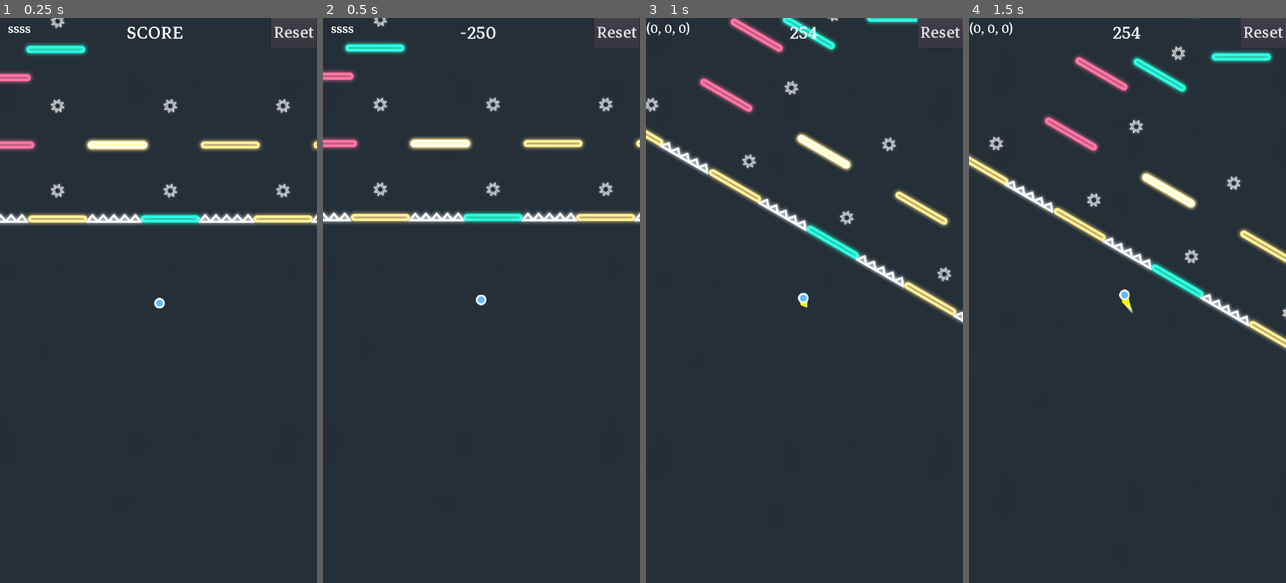
Above: before the commit, frames 1-4 (left to right).
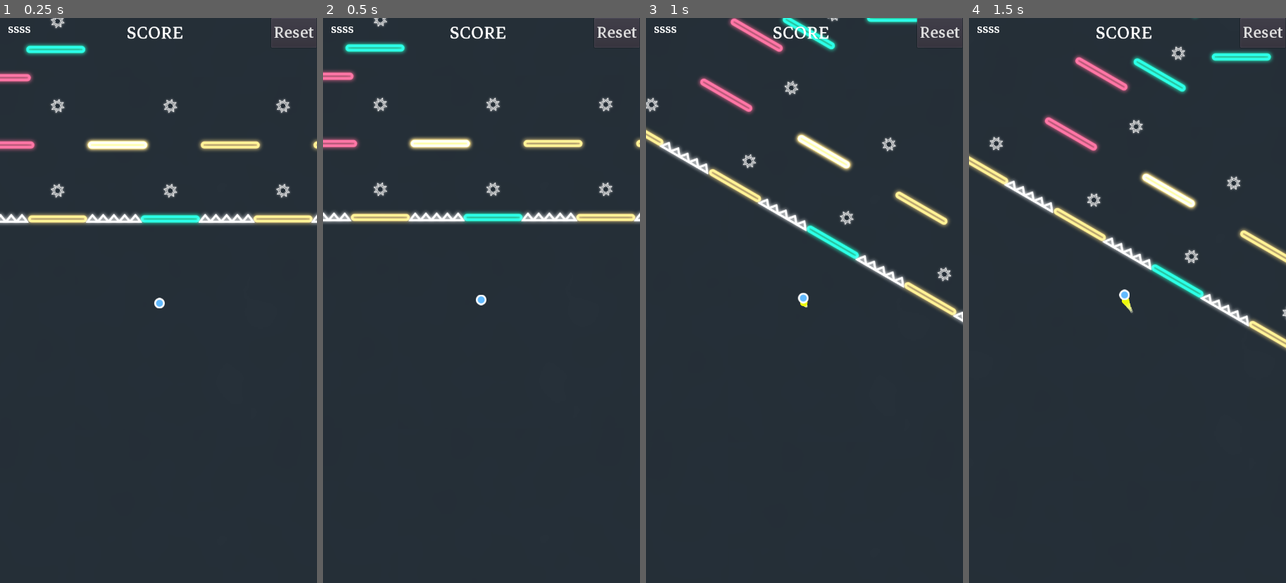
Above: after the commit, the same moments.

Repository: dolorismachina/Pivot
Game: Godot game, scene res://Scenes/Main/Main.tscn
Two runs of this game, one before a commit and one after it. Both use one fixed random seed, a clock stepped at 60 frames per second and the inputs below. The engine's default icon, where the game draws it, is replaced by a stand-in: a white triangle on a blue panel in a dark square.
Inputs (mouse positions are in pixels of both pictures, inside the frame that each line leads up to):
- Up to frame 1 (0.25 s): no input
- Up to frame 2 (0.5 s): no input
- Up to frame 3 (1 s): move the mouse to (874, 272) at 0.52 s; hold Right (ui_right) from 0.53 s (still down); hold Space (space) from 0.53 s (still down); click (874, 272) at 0.67 s
- Up to frame 4 (1.5 s): release Right (ui_right) at 1.25 s; release Space (space) at 1.25 s; drag from (1064, 328) to (1016, 170) at 1.27 s

Frame 1 is identical in both runs. In frame 2, 0.2% of the frame differs, in the area x 40-58%, y 1-4%; in frame 3, 0.4%, in the area x 0-100%, y 0-6%; in frame 4, 0.4%.

Commit message:
Add score when player collects a collectable

Diff:
--- a/Scenes/HUD/HUD.gd
+++ b/Scenes/HUD/HUD.gd
@@ -4,3 +4,6 @@
 
 func _on_ResetButton_pressed():
 	emit_signal("reset")
+
+func update_score(value):
+	$MarginContainer/Score.text = str(value)
--- a/Scenes/HUD/HUD.tscn
+++ b/Scenes/HUD/HUD.tscn
@@ -3,19 +3,17 @@
 [ext_resource path="res://Scenes/HUD/HUD.gd" type="Script" id=1]
 [ext_resource path="res://MarkaziText-Regular.ttf" type="DynamicFontData" id=2]
 
-
-
-[sub_resource type="DynamicFont" id=3]
+[sub_resource type="DynamicFont" id=1]
 size = 40
 font_data = ExtResource( 2 )
 
-[sub_resource type="DynamicFontData" id=1]
+[sub_resource type="DynamicFontData" id=2]
 font_path = "res://MarkaziText-Regular.ttf"
 
-[sub_resource type="DynamicFont" id=2]
+[sub_resource type="DynamicFont" id=3]
 size = 55
 use_filter = true
-font_data = SubResource( 1 )
+font_data = SubResource( 2 )
 
 [sub_resource type="DynamicFont" id=4]
 size = 50
--- a/Scenes/Main/Main.gd
+++ b/Scenes/Main/Main.gd
@@ -1,12 +1,9 @@
 extends Node2D
-
 class_name Pivot
 
-var lowest = 0
 
+var score = 0
 var in_play = false
-
-var level_path = 'res://Scenes/Levels/Level'
 
 var levels = [
 	preload("res://Scenes/Levels/Level1/Level1.tscn").instance(),
@@ -14,9 +11,10 @@
 	preload("res://Scenes/Levels/Level3/Level3.tscn").instance(),
 	preload("res://Scenes/Levels/TestLevel.tscn").instance()
 ]
+
 var current_level
+var level_id = 3
 
-var level_id = 3
 
 func _ready():
 	change_level()
@@ -35,8 +33,6 @@
 	if not in_play:
 		return
 
-	$HUD/MarginContainer/Label.text = str(Input.get_accelerometer())
-	update_score()
 	move_level()
 
 
@@ -45,16 +41,19 @@
 	in_play = true
 	current_level.start()
 
+
 func stop_game():
 	in_play = false
 	current_level.disable_collision()
 	$Player.stop()
+
 
 func move_level():
 	current_level.follow_player($Player)
 
 
 func restart():
+	reset_score()
 	reset_player()
 	current_level.reset()
 
@@ -65,24 +64,19 @@
 	player.stop()
 
 
-func update_score():
-	if $Player.position.y > lowest:
-		lowest = floor($Player.position.y)
-
-
-func _on_ScoreUpdateTimer_timeout():
-	$HUD/MarginContainer/Score.text = str(lowest - 250)
-
+func reset_score():
+	score = 0
+	$HUD.update_score(score)
 
 func _on_TouchScreenButton_pressed():
 	restart()
+
 
 func _on_HUD_reset():
 	restart()
 
 
 func _on_Player_reached_end():
-	print('s')
 	change_level()
 
 
@@ -110,7 +104,6 @@
 	$Player.connect('position_reached', current_level, 'on_player_reached_start')
 
 
-
 func screen_position_to_world(screen_position : Vector2) -> Vector2:
 	var player_pos_on_screen = $Player.get_global_transform_with_canvas().origin
 
@@ -123,3 +116,8 @@
 
 func _on_Player_obstacle_touched():
 	restart()
+
+
+func _on_Player_collectable_collected(value):
+	score += value
+	$HUD.update_score(score)
--- a/Scenes/Main/Main.tscn
+++ b/Scenes/Main/Main.tscn
@@ -15,10 +15,6 @@
 
 [node name="ParallaxBackground" parent="." instance=ExtResource( 4 )]
 
-[node name="ScoreUpdateTimer" type="Timer" parent="."]
-wait_time = 0.5
-autostart = true
-
 [node name="WorldEnvironment" type="WorldEnvironment" parent="."]
 
 [node name="AudioBackgroundMusic" type="AudioStreamPlayer" parent="."]
@@ -26,7 +22,7 @@
 volume_db = -10.0
 autoplay = true
 
+[connection signal="collectable_collected" from="Player" to="." method="_on_Player_collectable_collected"]
 [connection signal="obstacle_touched" from="Player" to="." method="_on_Player_obstacle_touched"]
 [connection signal="reached_end" from="Player" to="." method="_on_Player_reached_end"]
 [connection signal="reset" from="HUD" to="." method="_on_HUD_reset"]
-[connection signal="timeout" from="ScoreUpdateTimer" to="." method="_on_ScoreUpdateTimer_timeout"]
--- a/Scenes/Player/Player.gd
+++ b/Scenes/Player/Player.gd
@@ -5,6 +5,7 @@
 signal reached_end
 signal position_reached
 signal obstacle_touched
+signal collectable_collected(value)
 
 
 export (int) var bounce_limit = 500
@@ -104,10 +105,13 @@
 	$CollisionShape2D.disabled = false
 
 
+
 func _on_Area2D_area_entered(area):
 	if area.is_in_group('collectables'):
 		print('Got a collectable!')
 		area.collect()
+		emit_signal("collectable_collected", area.value)
+
 		return
 
 	if area.is_in_group('enemies'):
Not shown: 2 places in Scenes/HUD/HUD.tscn that only renumber resources
